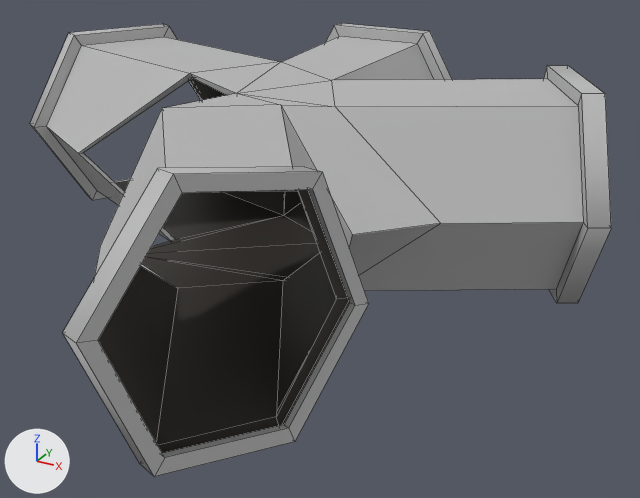
An edit to the FBX model Assets/MiniGames/Repair/Models/Pipe_3Way_Fork_Damaged.fbx, drawn before and after from the same camera.
One viewpoint serves both versions: a 50 mm camera at (1.42, -2.09, 1.22) aimed at (0.25, 0.03, 0.16). Arrows for +X, +Y and +Z are at lower left; the lights stay in place. Mesh edges are drawn as thin lines. Where no turn or scale is listed for an object, it has been applied to the vertices.

The older version as bpy lines, for what is in view:
```python
me_mesh = bpy.data.meshes.new('Mesh')
me_mesh.from_pydata(...)  # 232 vertices, 248 faces; spans x -1.05..1.05, y -1.05..1.0, z -0.02..0.67
# faces by material slot: [108, 140]
me_mesh.materials.append(mat_pipe_interior)  # black #3a3631
me_mesh.materials.append(mat_lambert1)  # grey #bcbcbc
ob_pipe_3way_fork_damaged = bpy.data.objects.new('Pipe_3Way_Fork_Damaged', me_mesh)
ob_pipe_3way_fork_damaged.location = (0.0, 0.0, 0.0)
```
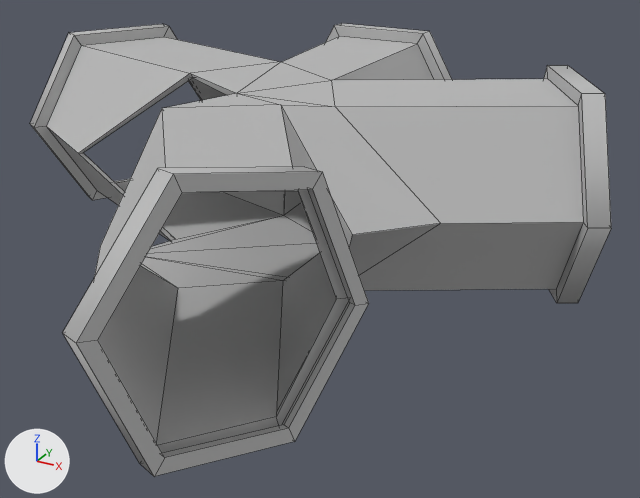
Diff of the bpy script that builds the scene:
```diff
--- a/Assets/MiniGames/Repair/Models/Pipe_3Way_Fork_Damaged.fbx.py
+++ b/Assets/MiniGames/Repair/Models/Pipe_3Way_Fork_Damaged.fbx.py
@@ me_mesh @@
 me_mesh.from_pydata(...)  # 232 vertices, 248 faces; spans x -1.05..1.05, y -1.05..1.0, z -0.02..0.67
 # used by ob_pipe_3way_fork_damaged; location = (0.0, 0.0, 0.0)
+# me_mesh part 1: all 108 faces that had it switch from mat_pipe_interior (black #3a3631) to mat_lambert1 (grey #bcbcbc)
```

Where the change shows, as pixel boxes (x1, y1, x2, y2) in the pictures (640 x 498 px):
part 1 of me_mesh, recoloured (black to grey): (98, 78, 349, 453) in both
